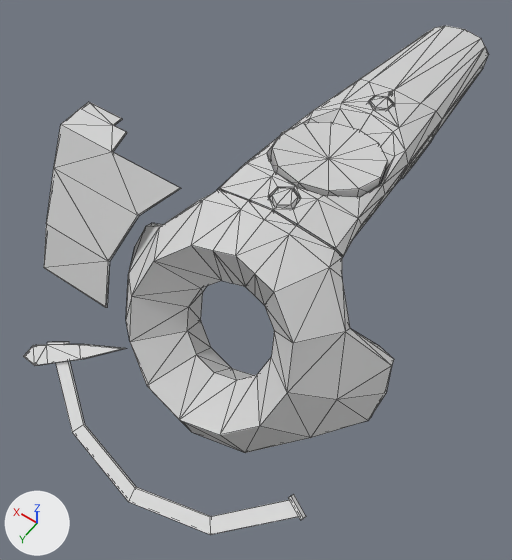
A saved change to the OBJ model ChronoLoop/Resources/TimeIndicator.obj.
Both versions are drawn from a camera (50 mm lens) standing at (-0.93, 1.27, 1.83) and looking at (0.14, -0.23, -0.53). Arrows for +X, +Y and +Z are at lower left; the lights stay in place. Mesh edges are drawn as thin lines. Where no turn or scale is listed for an object, it has been applied to the vertices.

Names of what the first picture shows: 'Circle', 'Circle.001', 'vr_controller_lowpoly_vr_controller_lowpoly_mesh', 'vr_controller_lowpoly_vr_controller_lowpoly_mesh.001'.
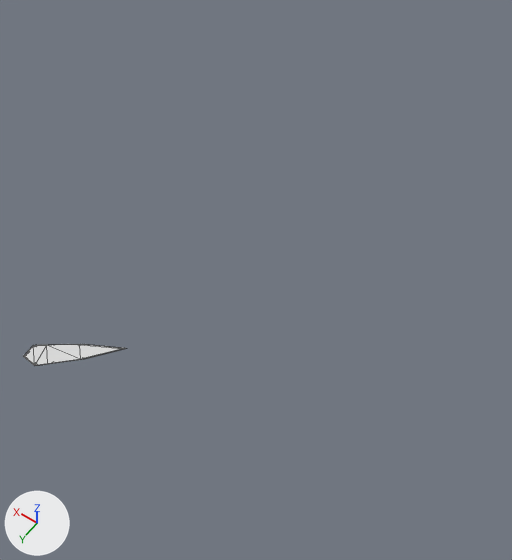
What differs and where, as boxes (x1, y1, x2, y2) in the pictures (512 x 560 px):
'vr_controller_lowpoly_vr_controller_lowpoly_mesh', deleted
    before: (126, 25, 489, 453)
'vr_controller_lowpoly_vr_controller_lowpoly_mesh.001', deleted
    before: (44, 102, 181, 308)
'Circle', deleted
    before: (47, 342, 306, 535)

What changed in the scene script:
```text
Remove ob_circle:
    ob_circle = bpy.data.objects.new('Circle', me_circle)
    ob_circle.location = (0.0, 0.0, 0.0)
Remove ob_vr_controller_lowpoly_vr_controller_lowpoly_mesh:
    ob_vr_controller_lowpoly_vr_controller_lowpoly_mesh = bpy.data.objects.new('vr_controller_lowpoly_vr_controller_lowpoly_mesh', me_vr_controller_lowpoly_vr_controller_lowpoly_mesh)
    ob_vr_controller_lowpoly_vr_controller_lowpoly_mesh.location = (0.0, 0.0, 0.0)
Remove ob_vr_controller_lowpoly_vr_controller_lowpoly_mesh_001:
    ob_vr_controller_lowpoly_vr_controller_lowpoly_mesh_001 = bpy.data.objects.new('vr_controller_lowpoly_vr_controller_lowpoly_mesh.001', me_vr_controller_lowpoly_vr_controller_lowpoly_mesh_001)
    ob_vr_controller_lowpoly_vr_controller_lowpoly_mesh_001.location = (0.0, 0.0, 0.0)
```
